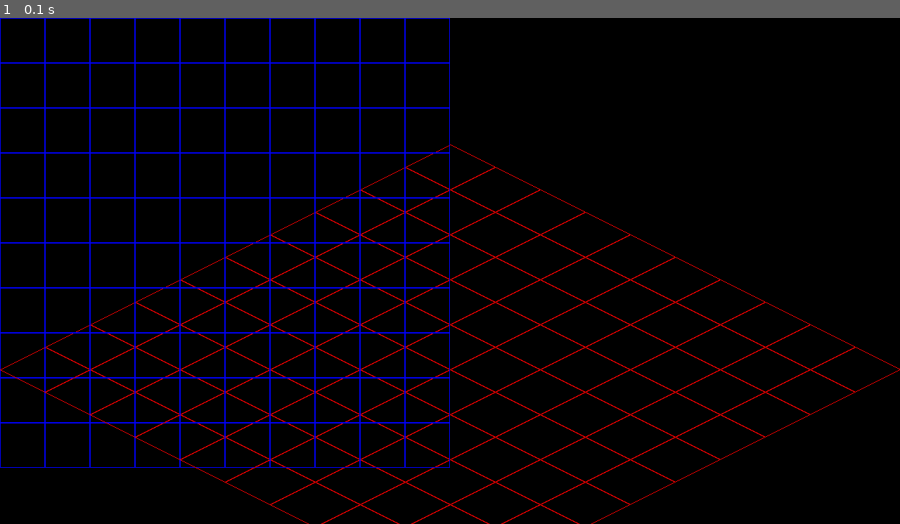
Above: before the commit, frame 1.
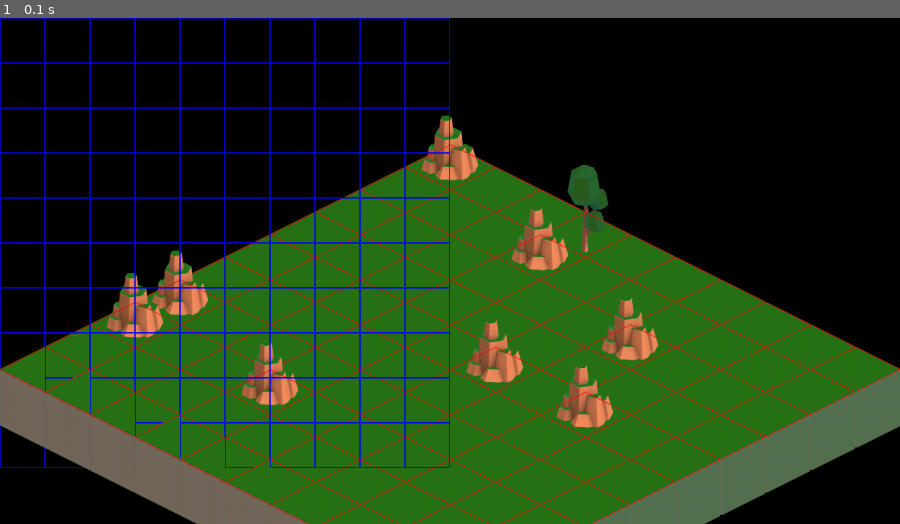
Above: after the commit, the same moment.

Repository: seffa1/pygame_city_builder
Game: pygame game, started from main.py
Same seed, same stepped clock (60 frames per second), same inputs: the game is played once before the commit and once after it.
Inputs:
- Up to frame 1 (0.1 s): no input

The runs differ from the first frame. In frame 1, 49% of the frame differs, in the area x 0-100%, y 19-100%.

Commit message:
Added the drawing of tiles, trees, and rocks

Diff:
--- a/game/game.py
+++ b/game/game.py
@@ -4,7 +4,7 @@
 from .world import World
 from .settings import TILE_SIZE
 
-# LEFT OFF AT PART 2: 5:07
+# LEFT OFF AT PART 2: 11:40
 # MAKE  SURE TO PUSH CHANGES!!!!!
 
 class Game:
@@ -43,7 +43,19 @@
                 rect = pg.Rect(sq[0][0], sq[0][1], TILE_SIZE, TILE_SIZE)
                 pg.draw.rect(self.screen, (0, 0, 255), rect, 1)
 
+                # Gets the minx, miny for each polygon. This is the top left corner of the square around the polygon
+                render_pos = self.world.world[x][y]['render_pos']
 
+                # Draws the block image at the render position, with the needed offset
+                self.screen.blit(self.world.tiles['block'], (render_pos[0] + self.width/2, render_pos[1] + self.height/4))
+
+                # Gets the tile (image) for the current tile and draws that image if its not blank over the block
+                tile = self.world.world[x][y]['tile']
+                if tile != '':
+                    # Offsets the images to draw the objects on top of the screen
+                    self.screen.blit(self.world.tiles[tile],
+                                    (render_pos[0] + self.width/2,
+                                     render_pos[1] + self.height/4 - (self.world.tiles[tile].get_height() - TILE_SIZE)))
 
                 # Extracts polygon coords from world and offsets them to the middle of the screen and draws them
                 poly = self.world.world[x][y]['iso_poly']
--- a/game/world.py
+++ b/game/world.py
@@ -1,5 +1,6 @@
 import pygame as pg
 import pygame.image
+import random
 
 from .settings import TILE_SIZE
 
@@ -37,14 +38,25 @@
         # Create a list of (x, y) coordinates for the isometric polygon from the rect above
         iso_poly = [self.cart_to_iso(x, y) for x, y in rect]
 
+        # This creates the coords for the tile image's top left corner
         minx = min([x for x, y in iso_poly])
         miny = min([y for x, y in iso_poly])
+
+        # Randomly choose a tile type (image)
+        r = random.randint(1, 100)
+        if r<= 5:
+            tile = 'tree'
+        elif r<= 10:
+            tile = 'rock'
+        else:
+            tile = ''
 
         out = {
             'grid': [grid_x, grid_y],
             'cart_rect': rect,
             'iso_poly': iso_poly,
-            'render_pos': [minx, miny]
+            'render_pos': [minx, miny],
+            'tile': tile
         }
 
         return out
